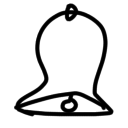
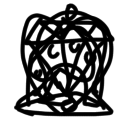
Revision of a layered w=128, h=128 image; what changed, layer by layer:
renamed "Heart" to "heart", showed it over (20, 13, 114, 116)
renamed "Diamond" to "diamond", showed it over (23, 16, 115, 98)
renamed "Spades" to "spades", showed it over (27, 16, 96, 107)
renamed "HorseShoe" to "horsShoe", showed it over (25, 25, 105, 108)
